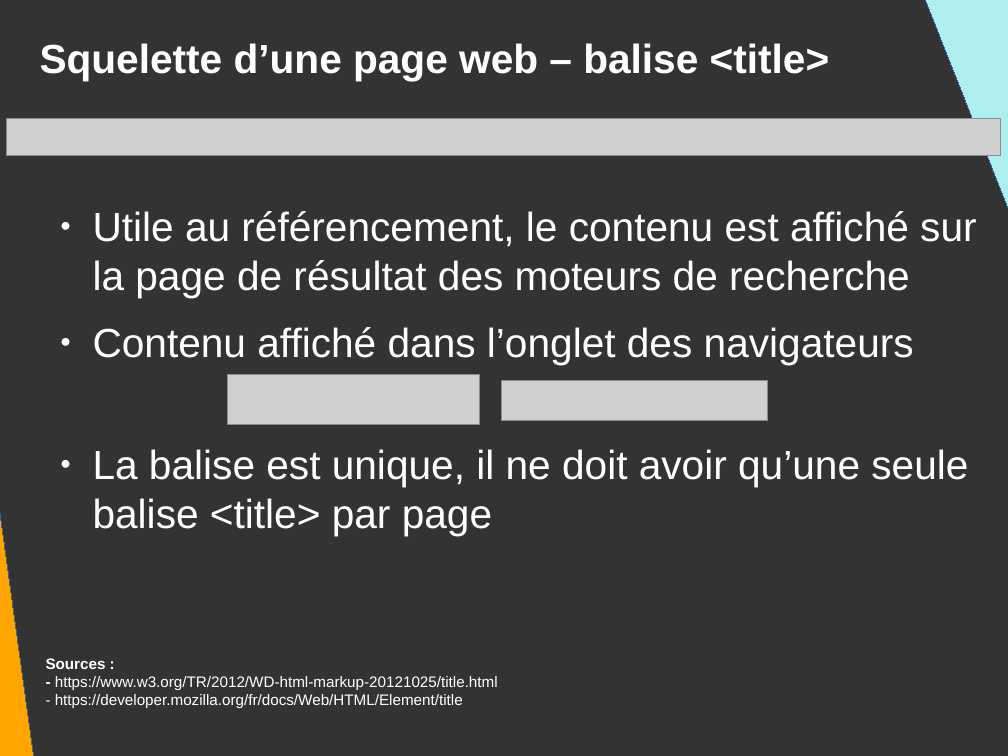
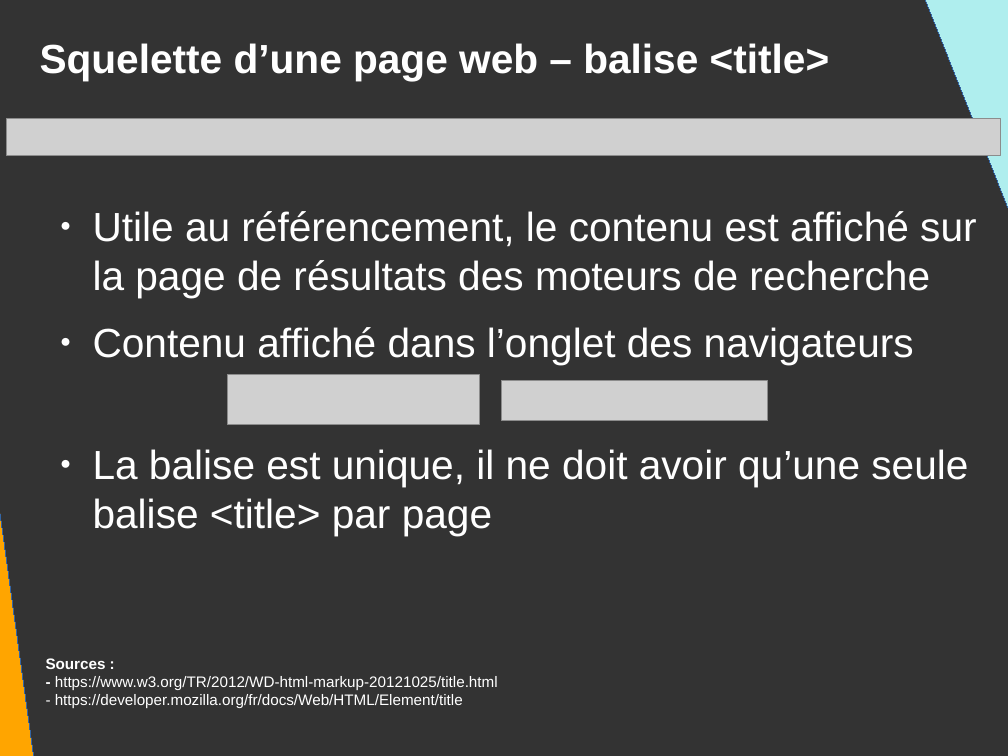
Before and after one commit to DanYellow/presentations, a slide deck: slide 21 of mmi/html/travaux-pratiques/numero-1/presentation.odp. Drawn at 1008x756 pixels with LibreOffice and Linux fonts; fonts in the diff are those of the drawing; grey boxes stand for pictures. Boxes give left, top, right and bottom in pixels: in the first picture for what was removed or moved away, otherwise in the second. Text is boxed around its words. In the diff, an @@ line names an element or a change of style, - is before the commit and + after.

```diff
--- a/mmi/html/travaux-pratiques/numero-1/presentation.odp
+++ b/mmi/html/travaux-pratiques/numero-1/presentation.odp
@@ text at [93, 211, 976, 298]: text changed @@
-● Utile au référencement, le contenu est affiché sur la page de résultat des moteurs de recherche
+● Utile au référencement, le contenu est affiché sur la page de résultats des moteurs de recherche
```
Also in this commit, not shown: 3 other slides changed, 3 other files.
